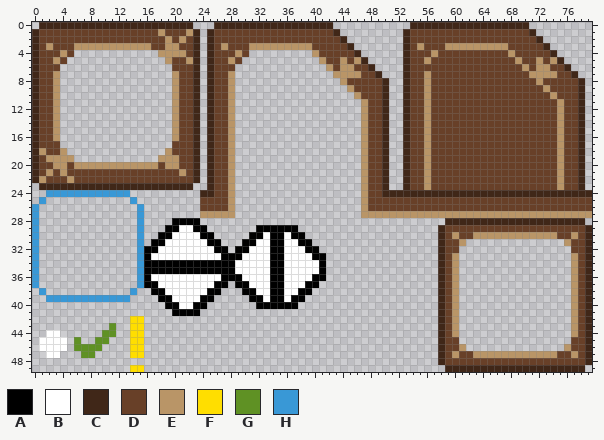
Edited in one commit: sprite sheet (data/sprites/menus/ui.png). Above: the version before the commit.
The file is 80x50 pixels. Colours within 5 levels of each other are drawn and written as one.
Palette (. is transparent): A #000000  B #ffffff  C #402718  D #684028  E #b99567  F #ffde00  G #5f9124  H #3998d6
Pixels before, first column x 0:
 0 .CCCCCCCCCCCCCCCCCCCCCC...CCCCCCCCCCCCCCCCC...........CCCCCCCCCCCCCCCCC.........
 1 CDDDDDDDDDDDDDDDDDEDDDEC.CDDDDDDDDDDDDDDDDDC.........CDDDDDDDDDDDDDDDDDC........
 2 CDDDDDDDDDDDDDDDDDDEDEDC.CDDDDDDDDDDDDDDDDDDC........CDDDDDDDDDDDDDDDDDDC.......
 3 CDEDDDEEEEEEEEEEEDDEEDDC.CDEDDDEEEEEEEEEDDDDDC.......CDEDDDEEEEEEEEEDDDDDC......
 4 CDDDED............EEEEDC.CDDDED.........EDDDDDC......CDDDEDDDDDDDDDDEDDDDDC.....
 5 CDDED..............EDDEC.CDDED...........EDDEDEC.....CDDEDDDDDDDDDDDDEDDEDEC....
 6 CDDD................DDDC.CDDD.............EDEEDDC....CDDDDDDDDDDDDDDDDEDEEDDC...
 7 CDDE................EDDC.CDDE..............EEEEDDC...CDDEDDDDDDDDDDDDDDEEEEDDC..
 8 CDDE................EDDC.CDDE...............EDDDDDC..CDDEDDDDDDDDDDDDDDDEDDDDDC.
 9 CDDE................EDDC.CDDE................EDDDDC..CDDEDDDDDDDDDDDDDDDDEDDDDC.
10 CDDE................EDDC.CDDE.................EDDDC..CDDEDDDDDDDDDDDDDDDDDEDDDC.
11 CDDE................EDDC.CDDE..................EDDC..CDDEDDDDDDDDDDDDDDDDDDEDDC.
12 CDDE................EDDC.CDDE..................EDDC..CDDEDDDDDDDDDDDDDDDDDDEDDC.
13 CDDE................EDDC.CDDE..................EDDC..CDDEDDDDDDDDDDDDDDDDDDEDDC.
14 CDDE................EDDC.CDDE..................EDDC..CDDEDDDDDDDDDDDDDDDDDDEDDC.
15 CDDE................EDDC.CDDE..................EDDC..CDDEDDDDDDDDDDDDDDDDDDEDDC.
16 CDDE................EDDC.CDDE..................EDDC..CDDEDDDDDDDDDDDDDDDDDDEDDC.
17 CDDD................DDDC.CDDE..................EDDC..CDDEDDDDDDDDDDDDDDDDDDEDDC.
18 CEDDE..............EDDDC.CDDE..................EDDC..CDDEDDDDDDDDDDDDDDDDDDEDDC.
19 CDEEEE............EEEDDC.CDDE..................EDDC..CDDEDDDDDDDDDDDDDDDDDDEDDC.
20 CDDEEDEEEEEEEEEEEEDEEDDC.CDDE..................EDDC..CDDEDDDDDDDDDDDDDDDDDDEDDC.
21 CDEDEDDDDDDDDDDDDDDDDEDC.CDDE..................EDDC..CDDEDDDDDDDDDDDDDDDDDDEDDC.
22 CEDDDEDDDDDDDDDDDDDDDDDC.CDDE..................EDDC..CDDEDDDDDDDDDDDDDDDDDDEDDC.
23 .CCCCCCCCCCCCCCCCCCCCCC..CDDE..................EDDC..CDDEDDDDDDDDDDDDDDDDDDEDDC.
24 ..HHHHHHHHHHHH..........CCDDE..................EDDCCCCCCCCCCCCCCCCCCCCCCCCCCCCCC
25 .H............H.........DDDDE..................EDDDDDDDDDDDDDDDDDDDDDDDDDDDDDDDD
26 H..............H........DDDDE..................EDDDDDDDDDDDDDDDDDDDDDDDDDDDDDDDD
27 H..............H........EEEEE..................EEEEEEEEEEEEEEEEEEEEEEEEEEEEEEEEE
28 H..............H....AAAA...................................CCCCCCCCCCCCCCCCCCCC.
29 H..............H...AABBAA.......AAAAAA....................CDDDDDDDDDDDDDDDDDDDDC
30 H..............H..AABBBBAA.....AABAABAA...................CDEDDEEEEEEEEEEEEDDEDC
31 H..............H.AABBBBBBAA...AABBAABBAA..................CDDE..............EDDC
32 H..............HAABBBBBBBBAA.AABBBAABBBAA.................CDD................DDC
33 H..............HABBBBBBBBBBAAABBBBAABBBBAA................CDE................EDC
34 H..............HAAAAAAAAAAAAABBBBBAABBBBBA................CDE................EDC
35 H..............HAAAAAAAAAAAAABBBBBAABBBBBA................CDE................EDC
36 H..............HABBBBBBBBBBAAABBBBAABBBBAA................CDE................EDC
37 H..............HAABBBBBBBBAA.AABBBAABBBAA.................CDE................EDC
38 .H............H..AABBBBBBAA...AABBAABBAA..................CDE................EDC
39 ..HHHHHHHHHHHH....AABBBBAA.....AABAABAA...................CDE................EDC
40 ...................AABBAA.......AAAAAA....................CDE................EDC
41 ....................AAAA..................................CDE................EDC
42 ..............FF..........................................CDE................EDC
43 ...........G..FF..........................................CDE................EDC
44 ..BB......GG..FF..........................................CDE................EDC
45 .BBBB.G..GG...FF..........................................CDD................DDC
46 .BBBB.GGGG....FF..........................................CDDE..............EDDC
47 ..BB...GG.....FF..........................................CDEDDEEEEEEEEEEEEDDEDC
48 ..........................................................CDDDDDDDDDDDDDDDDDDDDC
49 ..............FF...........................................CCCCCCCCCCCCCCCCCCCC.
New version:
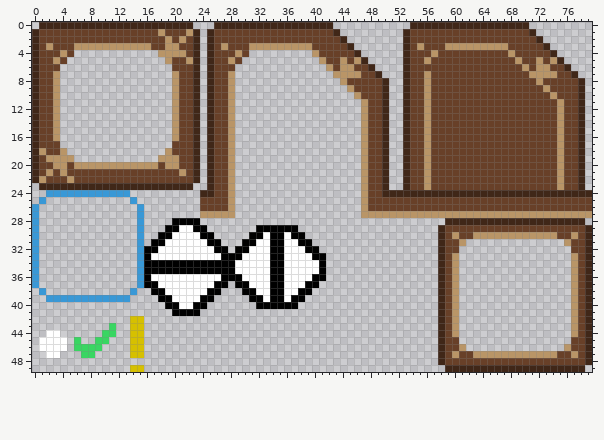
Message: tweak quest log UI.png colors
Change:
{"colour":"F","old":"#ffde00","new":"#d6c000"}
{"colour":"G","old":"#5f9124","new":"#39d662"}
{"label":"changed","picture_box":[74,316,144,372]}
